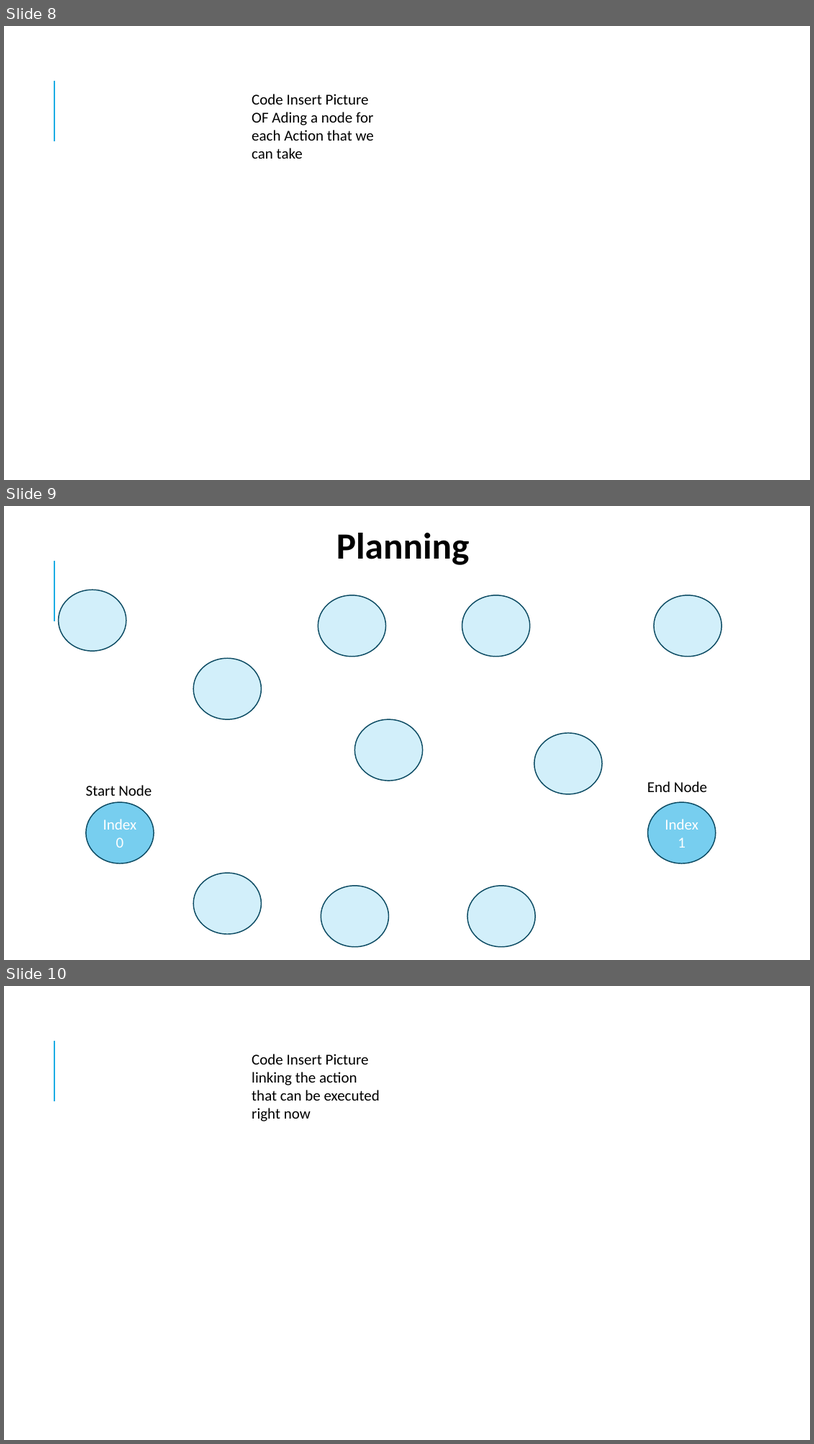
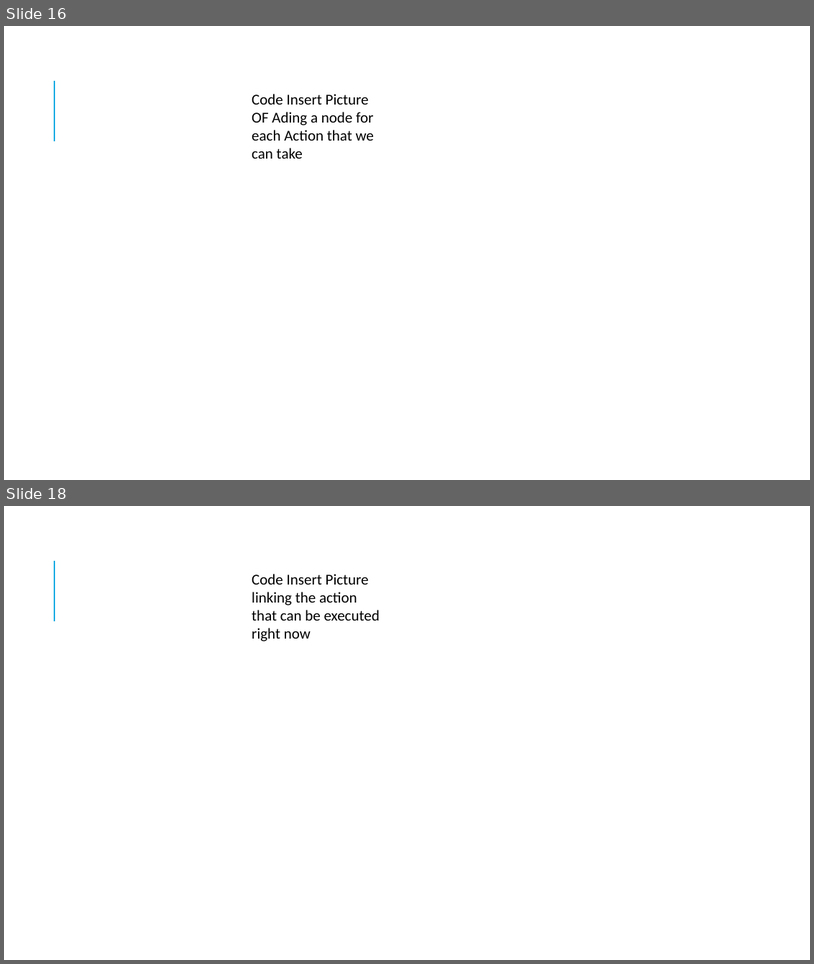
Before and after one commit to miguecrea/GOAP_RETAKE_PART_2, a slide deck: GPP_ZombieAI_Lozano_Miguel_2DAE10.pptx. Shown one above the other, each under a label of ours: slides 8, 9 and 10 before the commit, slides 16 and 18 after it; the slides between them are not shown. The pictures are 814x1444 and 814x964 pixels, drawn with LibreOffice and Linux fonts; fonts in the diff are those of the drawing. Boxes give left, top, right and bottom in pixels: in the first picture for what was removed or moved away, otherwise in the second. Text is boxed around its words. In the diff, an @@ line names an element or a change of style, - is before the commit and + after.

```diff
--- a/GPP_ZombieAI_Lozano_Miguel_2DAE10.pptx
+++ b/GPP_ZombieAI_Lozano_Miguel_2DAE10.pptx
@@ slide 9 removed at [4, 506, 810, 960], background #FFFFFF; not listed: 1 template element that a slide beside it also shows @@
@@ text removed at [337, 533, 470, 565] @@
-Planning
@@ ellipse removed at [59, 590, 126, 651] @@
@@ ellipse removed at [318, 595, 386, 656] @@
@@ ellipse removed at [463, 595, 530, 656] @@
@@ ellipse removed at [654, 595, 722, 656] @@
@@ ellipse removed at [193, 659, 261, 720] @@
@@ ellipse removed at [355, 720, 422, 780] @@
@@ ellipse removed at [535, 733, 602, 794] @@
@@ text removed at [86, 785, 152, 795] @@
-Start Node
@@ text removed at [648, 781, 707, 792] @@
-End Node
@@ ellipse removed at [86, 802, 154, 863] @@
-Index 0
@@ ellipse removed at [648, 802, 716, 863] @@
-Index
-1
@@ ellipse removed at [193, 872, 261, 934] @@
@@ ellipse removed at [321, 885, 388, 947] @@
@@ ellipse removed at [468, 885, 536, 947] @@
@@ what was slide 8 is now slide 16 @@
@@ what was slide 10 is now slide 18 @@
```
Also in this commit, not shown: 2 slides changed, 10 slides added, 1 other slide removed, 12 other files.
